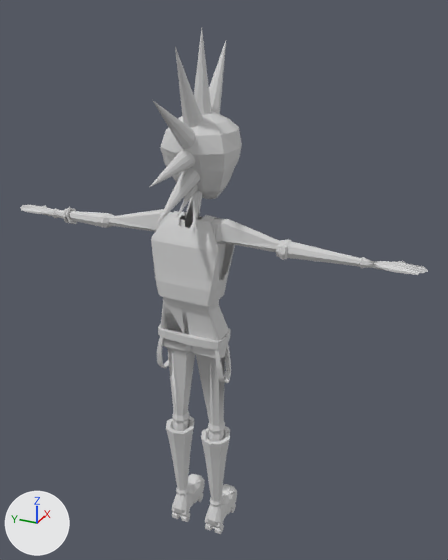
Before and after pictures for a commit that changed the OBJ model Game/media/mesh/punk/punk.obj.
Before and after are seen from a 50 mm camera at (-5.18, -3.79, 8.77) aimed at (2.09, -0.52, 5.13). The lights are fixed; the arrows at lower left show +X, +Y and +Z. Where no turn or scale is listed for an object, it has been applied to the vertices.

In view in the first picture: 'Cube.001_Cube.005'.
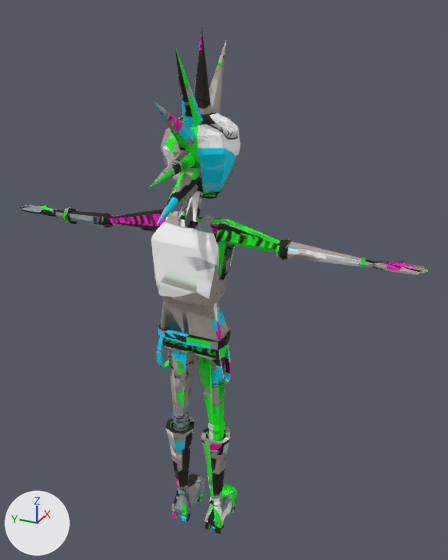
The newer file is also rescaled (x1.674), turned or shifted as a whole; pictures and numbers use the older file's frame.

Where the change shows, as pixel boxes [x1, y1, x2, y2] in the pictures (448 x 560 px):
'Cube.001_Cube.005', surface changed: [20, 27, 428, 534] in both

Diff of the bpy script that builds the scene:
```diff
--- a/Game/media/mesh/punk/punk.obj.py
+++ b/Game/media/mesh/punk/punk.obj.py
@@ img_punkmaterial_base_color_png @@
+img_punkmaterial_base_color_png = load_image('PunkMaterial_Base_Color.png', 'PunkMaterial_Base_Color.png', 2048, 2048, 'sRGB')
@@ mat_punkmaterial @@
 mat_punkmaterial = principled_material('PunkMaterial')
-mat_punkmaterial.base_color = (0.64, 0.64, 0.64)  # light grey #d1d1d1
-mat_punkmaterial.roughness = 0.69
+mat_punkmaterial.texture = img_punkmaterial_base_color_png
+mat_punkmaterial.roughness = 1.0
```
